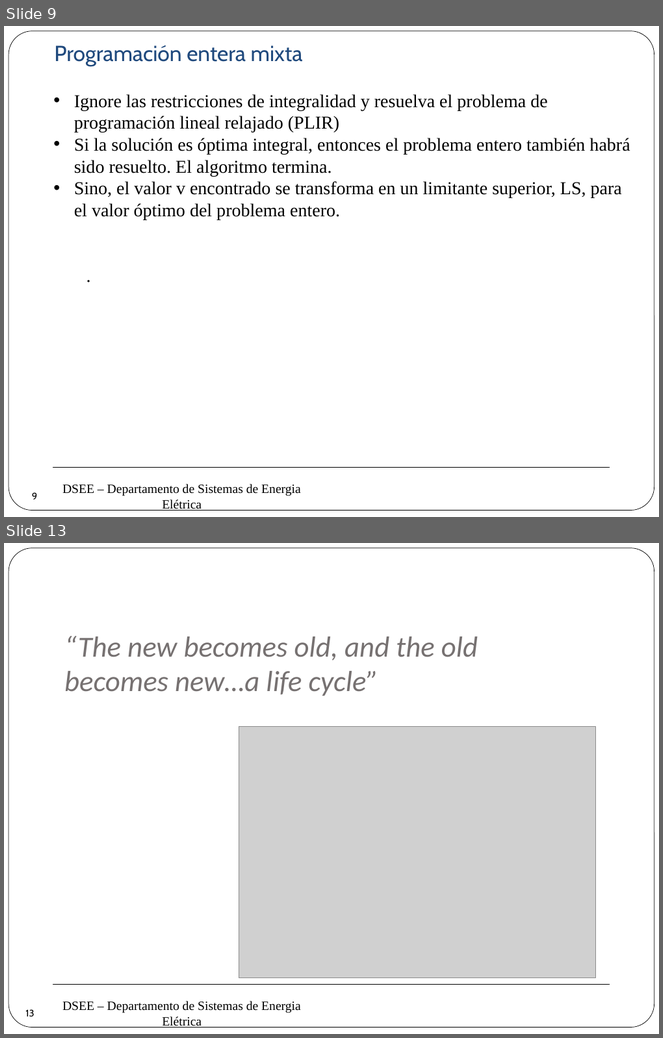
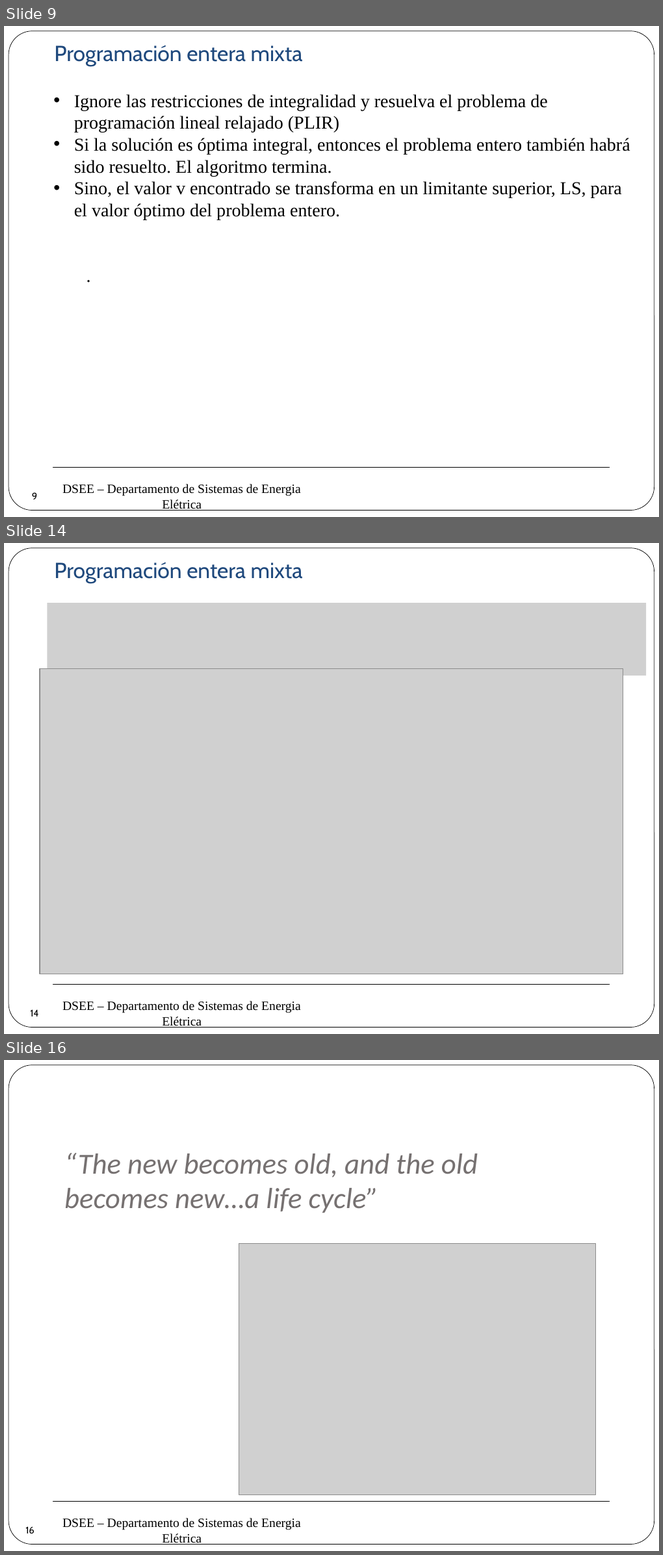
Before and after one commit to erikfilias/Power-Systems-Optimization-using-Julia-Language, a slide deck: 1. Lectures/Introducción a la Optimización aplicada a Sistemas de Energía Eléctrica/Dia 1/4. Programación Lineal (2).pptx. Shown one above the other, each under a label of ours: slides 9 and 13 before the commit, slides 9, 14 and 16 after it; the slides between them are not shown. The pictures are 663x1038 and 663x1555 pixels, drawn with LibreOffice and Linux fonts; fonts in the diff are those of the drawing; grey boxes stand for pictures; background and template pictures are left out. Boxes give left, top, right and bottom in pixels: in the first picture for what was removed or moved away, otherwise in the second. Text is boxed around its words. In the diff, an @@ line names an element or a change of style, - is before the commit and + after.

```diff
--- a/1. Lectures/Introducción a la Optimización aplicada a Sistemas de Energía Eléctrica/Dia 1/4. Programación Lineal (2).pptx
+++ b/1. Lectures/Introducción a la Optimización aplicada a Sistemas de Energía Eléctrica/Dia 1/4. Programación Lineal (2).pptx
@@ slide 14 added at box(4, 543, 659, 1034), background #FFFFFF; not listed: 3 template elements that a slide beside it also shows @@
@@ text added at box(54, 562, 303, 583), 24 pt, text #1F497D @@
+Programación entera mixta
@@ picture added at box(48, 603, 647, 676) @@
@@ picture added at box(40, 669, 624, 975) @@
@@ page number added at box(22, 1001, 48, 1026), 10.5 pt, text #000000 @@
+14
@@ what was slide 13 is now slide 16 @@
@@ page number at box(25, 1527, 34, 1534): text changed @@
-13
+16
```
Also in this commit, not shown: 3 slides changed, 2 other slides added.
